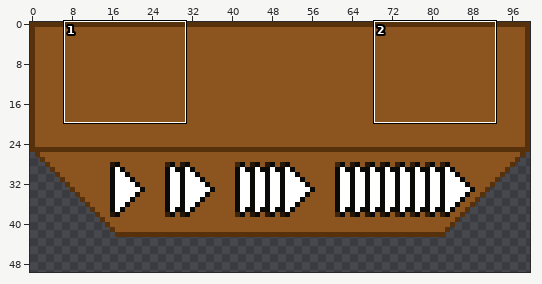
Sprite sheet -- Assets/Sprites/UI/Timer/timer.png. The picture above shows the old version from afar; the outline marks the close-up.
Close-up. Earlier state:
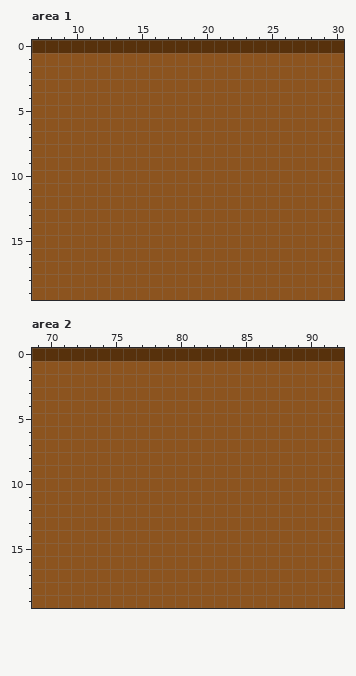
The file is 100x50 pixels. Pixels under 10% opacity are left out. Colours within 5 levels of each other are drawn and written as one. Shown: area 1: x 7..30, y 0..19; area 2: x 69..92, y 0..19. The commit also changed other parts of the picture, which this record leaves out.
The result:
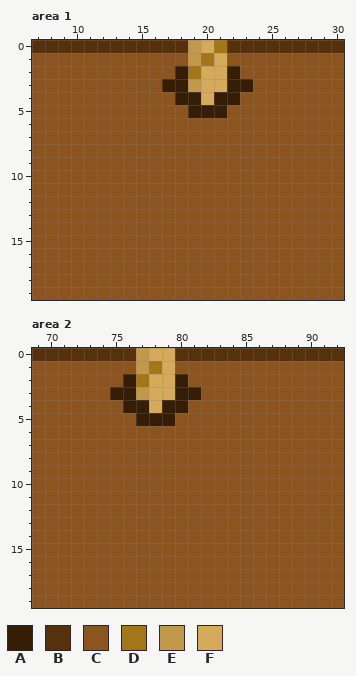
Palette (. is transparent): A #361d05  B #57310c  C #8c541f  D #a5751c  E #c2994a  F #d5ab5b
The edit:
Area 1:
The author changed colour C to colour A in row 2 at x 18 and 22; in row 3 at x 17 to 18 and 22 to 23; in row 4 at x 18 to 19 and 21 to 22; in row 5 at x 19 to 21.
The author changed colour B to colour D in row 0 at x 21.
The author changed colour C to colour D in row 1 at x 20; in row 2 at x 19.
The author changed colour B to colour E in row 0 at x 19.
The author changed colour C to colour E in row 1 at x 19; in row 3 at x 19.
The author changed colour B to colour F in row 0 at x 20.
The author changed colour C to colour F in row 1 at x 21; in rows 2 to 3 at x 20 to 21; in row 4 at x 20.
Area 2:
The author changed colour C to colour A in row 2 at x 76 and 80; in row 3 at x 75 to 76 and 80 to 81; in row 4 at x 76 to 77 and 79 to 80; in row 5 at x 77 to 79.
The author changed colour C to colour D in row 1 at x 78; in row 2 at x 77.
The author changed colour B to colour E in row 0 at x 77.
The author changed colour C to colour E in row 1 at x 77; in row 3 at x 77.
The author changed colour B to colour F in row 0 at x 78 to 79.
The author changed colour C to colour F in row 1 at x 79; in rows 2 to 3 at x 78 to 79; in row 4 at x 78.
